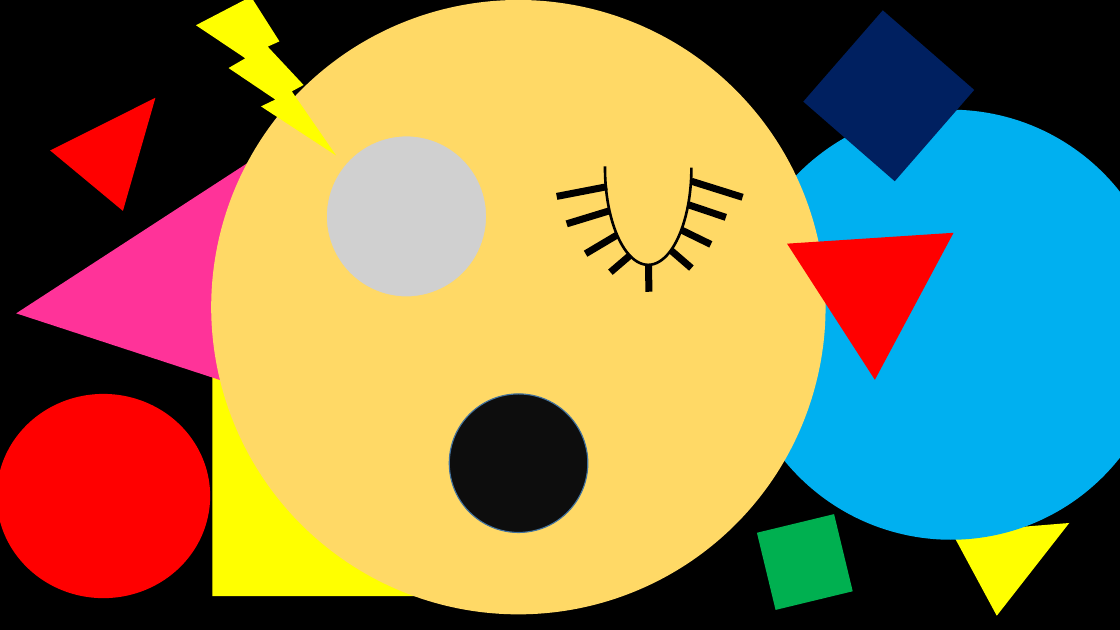
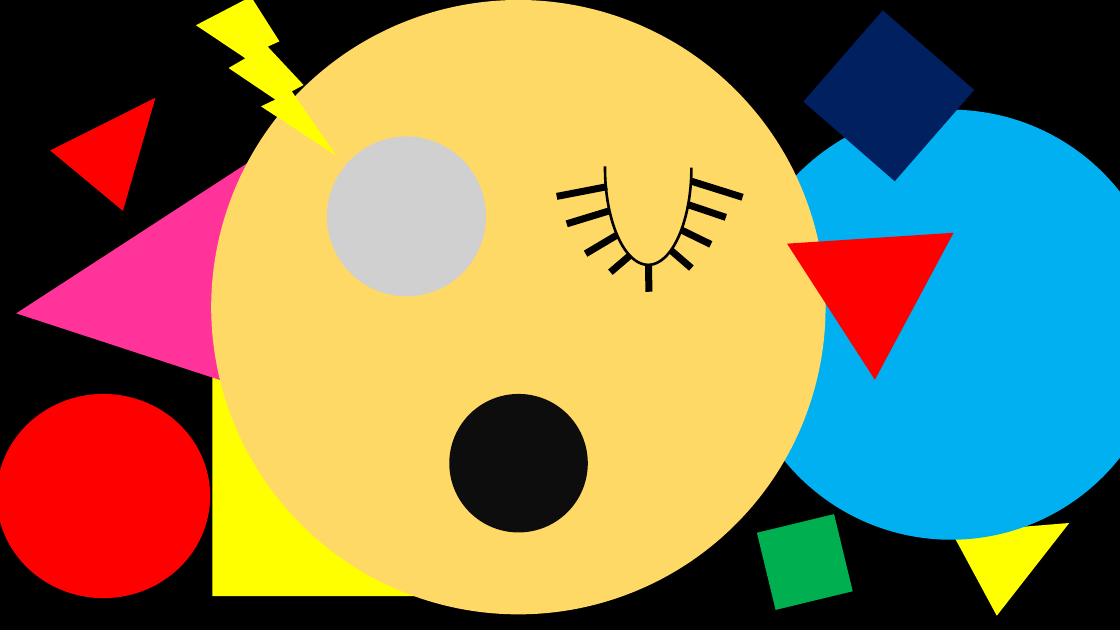
Before and after one commit to Parth-Nebula/Portfolio-SDSLabs-HTML-CSS-Assignment, a slide deck: slide 1 of assets/Main.pptx. Drawn at 1120x630 pixels with LibreOffice and Linux fonts; fonts in the diff are those of the drawing; grey boxes stand for pictures. Boxes give left, top, right and bottom in pixels: in the first picture for what was removed or moved away, otherwise in the second. Text is boxed around its words. In the diff, an @@ line names an element or a change of style, - is before the commit and + after.

```diff
--- a/assets/Main.pptx
+++ b/assets/Main.pptx
@@ ellipse at (450,394,588,533): outline #43739E 1 pt to none @@
```
Also in this commit, not shown: 1 other slide changed, 2 other files.
